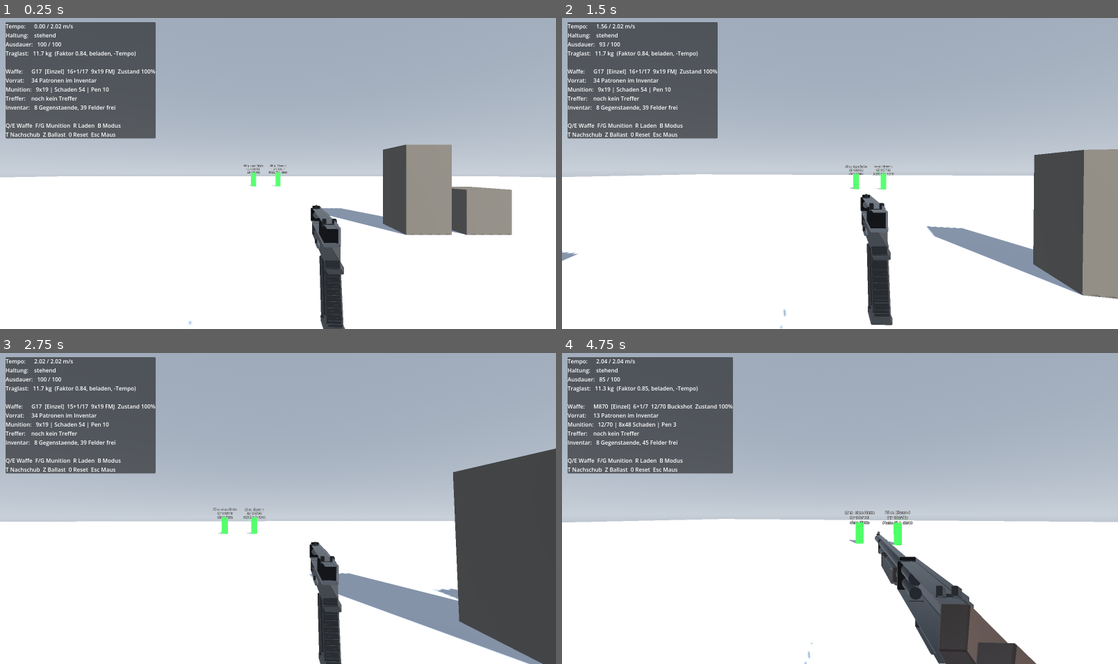
Above: before the commit, frames 1-4 (two rows, left to right).
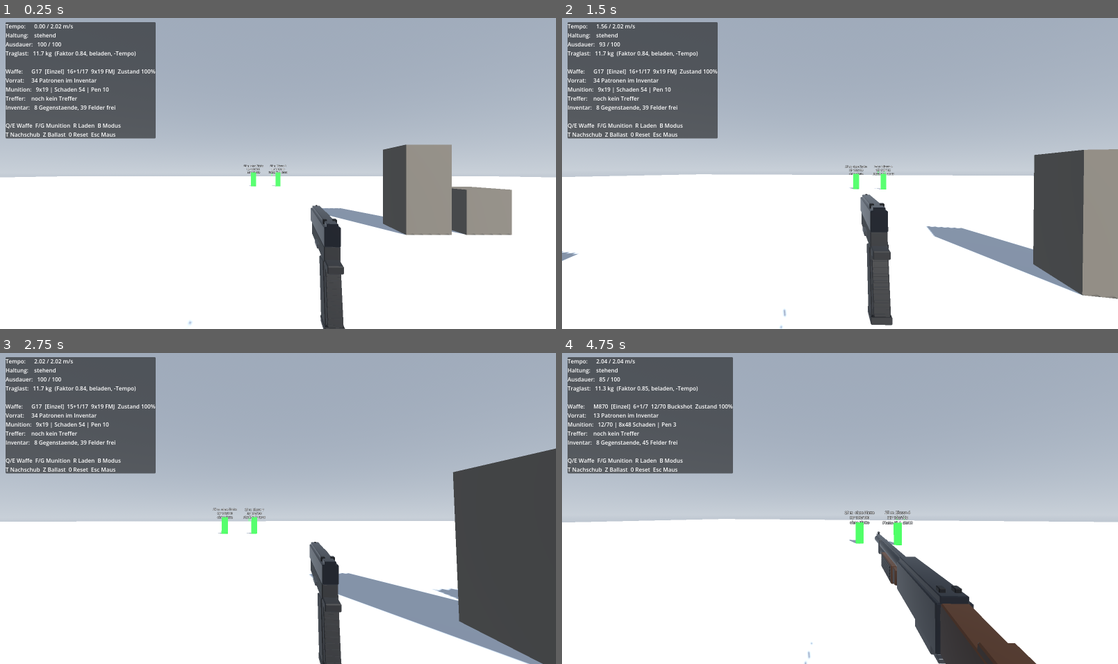
Above: after the commit, the same moments.

Repository: Saturn-Owner/Extraction-Shooter
Game: Godot game, scene res://scenes/levels/testgelaende.tscn
Two runs of this game, one before a commit and one after it. Both use one fixed random seed, a clock stepped at 60 frames per second and the inputs below.
Inputs (mouse positions are in pixels of both pictures, inside the frame that each line leads up to):
- Up to frame 1 (0.25 s): no input
- Up to frame 2 (1.5 s): tap Enter at 0.5 s; move the mouse to (867, 170) at 0.52 s; hold Right mouse button (aim) 0.53-1.28 s; hold W (move_forward) from 0.53 s (still down); tap Space (jump) at 0.77 s; move the mouse to (812, 173) at 1.27 s; tap Ctrl (crouch) at 1.35 s
- Up to frame 3 (2.75 s): keep holding W (move_forward); tap Space (jump) at 1.52 s; move the mouse to (289, 502) at 2.02 s; press the mouse at (289, 502) at 2.03 s
- Up to frame 4 (4.75 s): keep holding W (move_forward); move the mouse to (834, 511) at 2.77 s; release the mouse at (834, 511) at 2.78 s; tap B (fire_mode) at 2.85 s; tap Space (jump) at 3.02, 3.77, 4.52 s; move the mouse to (878, 511) at 3.52 s; hold Shift (sprint) 3.53-4.28 s; move the mouse to (795, 505) at 4.27 s; tap Q at 4.35 s

The runs differ from the first frame. In frame 1, 0.7% of the frame differs, in the area x 55-62%, y 60-100%; in frame 2, 1.0%; in frame 3, 0.5%; in frame 4, 2.1%, in the area x 56-86%, y 57-100%.

Commit message:
Alle erzeugten Meshes waren spiegelverkehrt gewickelt
BEFUND AUS DEM SPIEL: Die Waffen waren von links offen - man sah von aussen
in sie hinein.

Ursache: Godot entscheidet ueber Vorder- und Rueckseite anhand der
REIHENFOLGE der Eckpunkte, nicht anhand der Normale. Meine erzeugten
Koerper hatten korrekte Normalen, aber die entgegengesetzte Wicklung.
Dadurch wurde jede zugewandte Flaeche weggeschnitten.

Nachgemessen statt geraten: Godots eigener BoxMesh hat das Kreuzprodukt der
Kanten bei 12 von 12 Dreiecken ENTGEGEN der Normale. Meine Meshes hatten es
bei 44 von 44 bzw. 68 von 68 gleichgerichtet - also exakt verkehrt herum.

Warum das so lange durchging: Im Standbild sieht ein falsch gewickelter
Koerper fast normal aus, weil man durch die zugewandte Wand hindurch auf die
Rueckseite der abgewandten blickt. Die Silhouette stimmt, die Schattierung
wirkt nur etwas flach. Erst wer im Spiel danebensteht, sieht die Waffe hohl.
Es hat auch mehrere frueher gesuchte Fehler vorgetaeuscht - der angeblich
abgetrennte M870-Schaft und der scheinbar offene AR-15-Schaft gehen
vermutlich auf dasselbe Konto.

verify_weapon_handling vergleicht die Wicklung jetzt gegen einen echten
Godot-BoxMesh, statt eine Konvention aus der Doku abzuschreiben.

Co-Authored-By: Claude Opus 4.8 <noreply@anthropic.com>

Diff:
--- a/scripts/combat/viewmodel_parts.gd
+++ b/scripts/combat/viewmodel_parts.gd
@@ -225,9 +225,24 @@
 			b = c
 			c = swap
 			normal = -normal
+
+		# UMLAUFRICHTUNG, NICHT NORMALE: Godot entscheidet ueber Vorder- und
+		# Rueckseite anhand der Reihenfolge der Eckpunkte, die Normale dient
+		# nur der Beleuchtung. Godots eigene Meshes sind so gewickelt, dass
+		# (b-a) x (c-a) der Normalen ENTGEGEN zeigt — deshalb hier b und c
+		# vertauscht ausgeben.
+		#
+		# Vorher stimmten die Normalen, aber die Wicklung war spiegelverkehrt:
+		# Jede zugewandte Flaeche wurde weggeschnitten und man sah von aussen
+		# ins Innere der Waffe. Im Spiel blickt man auf die linke Seite der
+		# Waffe, und genau dort fiel es auf.
+		#
+		# verify_weapon_handling prueft das gegen einen echten Godot-BoxMesh,
+		# damit hier niemand eine Konvention aus der Doku abschreiben und
+		# hoffen muss.
 		vertices.append(a)
+		vertices.append(c)
 		vertices.append(b)
-		vertices.append(c)
 		for i in range(3):
 			normals.append(normal)
 
--- a/tests/verify_weapon_handling.gd
+++ b/tests/verify_weapon_handling.gd
@@ -370,6 +370,59 @@
 	var straight := ViewmodelParts.curved_body_mesh(0.02, 0.02, 0.06, 0.0, 4)
 	_check_mesh_closed(straight, "ungekruemmter Koerper")
 
+	_check_winding(box_mesh, "angefaster Quader")
+	_check_winding(curved, "gekruemmter Koerper")
+
+
+## Prueft die Umlaufrichtung gegen Godots eigene Meshes.
+##
+## DAS IST DER FIESESTE FEHLER IN DIESER GANZEN DATEI. Godot entscheidet
+## ueber Vorder- und Rueckseite anhand der REIHENFOLGE der Eckpunkte, nicht
+## anhand der Normale. Sind die Normalen richtig, aber die Wicklung
+## spiegelverkehrt, dann sieht die Waffe im Standbild fast normal aus — man
+## blickt naemlich durch die zugewandte Wand hindurch auf die Rueckseite der
+## abgewandten. Erst im Spiel faellt auf, dass die Waffe hohl wirkt.
+##
+## Genau das war der Fall: Alle erzeugten Koerper waren spiegelverkehrt
+## gewickelt, und im Spiel sah man von links in die Waffen hinein.
+##
+## Godots BoxMesh ist hier die Wahrheit, gegen die verglichen wird — statt
+## eine Konvention aus der Dokumentation abzuschreiben und zu hoffen.
+func _check_winding(mesh: ArrayMesh, label: String) -> void:
+	var reference := BoxMesh.new()
+	reference.size = Vector3.ONE
+	var expected := _winding_sign(reference.get_mesh_arrays())
+	var actual := _winding_sign(mesh.surface_get_arrays(0))
+
+	_check(expected != 0 and actual == expected,
+		"%s ist wie Godots Meshes gewickelt (erwartet %d, ist %d)" % [label, expected, actual])
+
+
+## +1 wenn das Kreuzprodukt der Kanten mit der Normale gleichgerichtet ist,
+## -1 wenn entgegengesetzt, 0 wenn uneinheitlich.
+func _winding_sign(arrays: Array) -> int:
+	var vertices: PackedVector3Array = arrays[Mesh.ARRAY_VERTEX]
+	var normals: PackedVector3Array = arrays[Mesh.ARRAY_NORMAL]
+	var indices: PackedInt32Array = PackedInt32Array()
+	if arrays[Mesh.ARRAY_INDEX] != null:
+		indices = arrays[Mesh.ARRAY_INDEX]
+
+	var count := indices.size() / 3 if indices.size() > 0 else vertices.size() / 3
+	var sign := 0
+
+	for t in range(count):
+		var ia := indices[t * 3] if indices.size() > 0 else t * 3
+		var ib := indices[t * 3 + 1] if indices.size() > 0 else t * 3 + 1
+		var ic := indices[t * 3 + 2] if indices.size() > 0 else t * 3 + 2
+		var cross := (vertices[ib] - vertices[ia]).cross(vertices[ic] - vertices[ia])
+		var current := 1 if cross.dot(normals[ia]) > 0.0 else -1
+		if sign == 0:
+			sign = current
+		elif sign != current:
+			return 0
+
+	return sign
+
 
 ## Zaehlt, wie oft jede Kante vorkommt. Bei einem geschlossenen Koerper
 ## genau zweimal. Zusaetzlich wird geprueft, dass alle Normalen nach aussen
